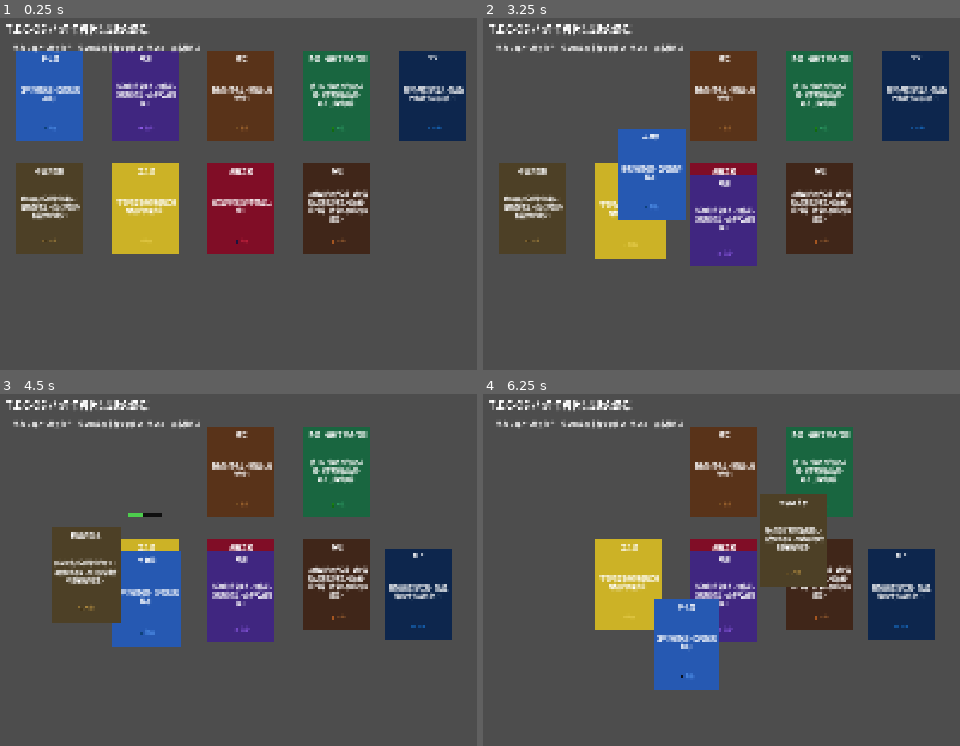
Above: before the commit, frames 1-4 (two rows, left to right).
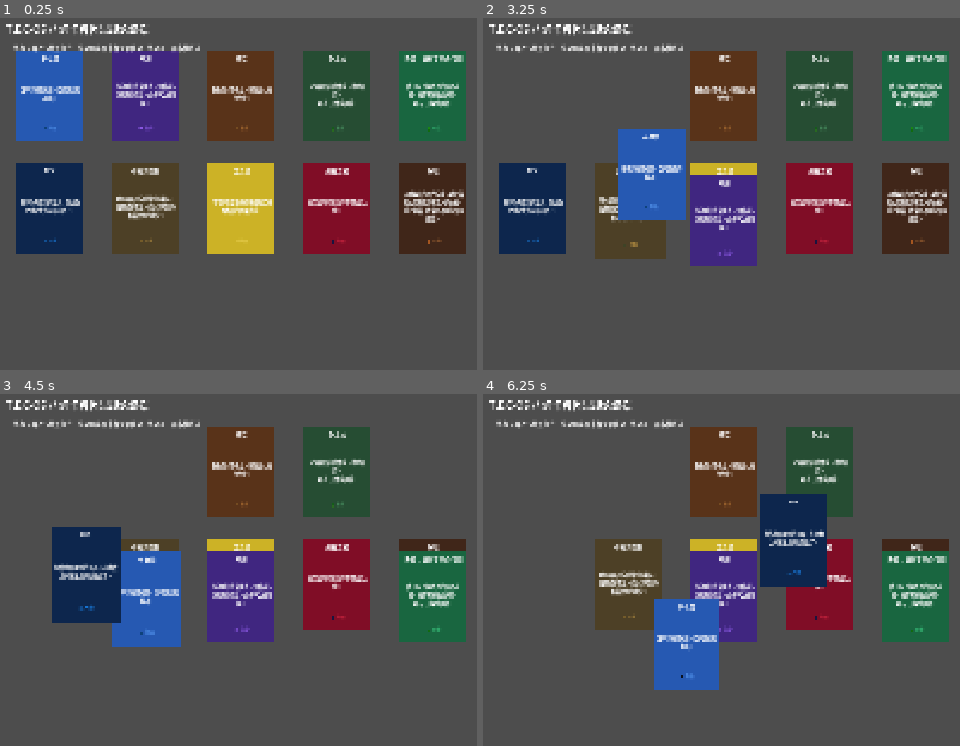
Above: after the commit, the same moments.

Repository: ChrisUtada/tec3g
Game: Godot game, scene res://main.tscn
The game is run twice, just before and just after one commit, with the same random seed, the same clock (stepped at 60 frames per second) and the same inputs.
Inputs (mouse positions are in pixels of both pictures, inside the frame that each line leads up to):
- Up to frame 1 (0.25 s): no input
- Up to frame 2 (3.25 s): tap Enter at 0.5 s; drag from (530, 95) to (936, 144) at 0.52 s; drag from (630, 95) to (816, 331) at 1.27 s; move the mouse to (726, 95) at 2.02 s; click (726, 95) at 2.17 s; tap Space at 2.75 s; drag from (821, 95) to (616, 172) at 2.77 s
- Up to frame 3 (4.5 s): drag from (434, 471) to (414, 619) at 3.52 s; drag from (47, 584) to (252, 506) at 4.27 s
- Up to frame 4 (6.25 s): move the mouse to (726, 485) at 5.02 s; click (726, 485) at 5.17 s; tap Enter at 5.75 s; drag from (630, 584) to (697, 640) at 5.77 s

The runs differ from the first frame. In frame 1, 25% of the frame differs, in the area x 3-98%, y 9-68%; in frame 2, 21%; in frame 3, 17%; in frame 4, 18%.

Commit message:
feat: 休息处卡牌 — 放入调查员+疲劳→5s消除疲劳

Diff:
--- a/autoload/scene_config_registry.gd
+++ b/autoload/scene_config_registry.gd
@@ -4,6 +4,7 @@
 
 func _ready():
 	_configs["SCENE_plant_hunter"] = _plant_hunter()
+	_configs["LOGIC_rest"] = _rest()
 
 func get_config(card_id: String) -> ExplorationConfig:
 	return _configs.get(card_id)
@@ -51,3 +52,17 @@
 	r.stackable = stackable
 	r.label = label
 	return r
+
+func _rest() -> ExplorationConfig:
+	var c = ExplorationConfig.new()
+	c.scene_card_id = "LOGIC_rest"
+	c.scene_name = "休息处"
+	c.scene_description = "让调查员休息，消除疲劳。"
+	c.slot_count = 2
+	c.explore_duration = 5.0
+	c.rest_mode = true
+	c.required_cards = [
+		_slot(["CHAR_junior_investigator"], "需要初级调查员"),
+		_slot(["ITEM_fatigue"], "需要疲劳卡"),
+	] as Array[PanelSlotConfig]
+	return c
--- a/main.gd
+++ b/main.gd
@@ -6,6 +6,7 @@
 	var sdt = preload("res://resources/cards/ITEM_sdt.tres")
 	var observe = preload("res://resources/cards/LOGIC_observe.tres")
 	var capture = preload("res://resources/cards/LOGIC_capture.tres")
+	var rest = preload("res://resources/cards/LOGIC_rest.tres")
 	var coin = preload("res://resources/cards/ITEM_coin.tres")
 	var peek = preload("res://resources/cards/ITEM_peek_truth.tres")
 	var plant_hunter = preload("res://resources/cards/SCENE_plant_hunter.tres")
@@ -16,12 +17,13 @@
 	CardManager.spawn_card(sdt, Vector2(100, 80))
 	CardManager.spawn_card(observe, Vector2(330, 80))
 	CardManager.spawn_card(capture, Vector2(560, 80))
-	CardManager.spawn_card(plant_hunter, Vector2(790, 80))
-	CardManager.spawn_card(tec, Vector2(1020, 80))
-	CardManager.spawn_card(junior, Vector2(100, 350))
-	CardManager.spawn_card(coin, Vector2(330, 350))
-	CardManager.spawn_card(peek, Vector2(560, 350))
-	CardManager.spawn_card(zhusui, Vector2(790, 350))
+	CardManager.spawn_card(rest, Vector2(790, 80))
+	CardManager.spawn_card(plant_hunter, Vector2(1020, 80))
+	CardManager.spawn_card(tec, Vector2(100, 350))
+	CardManager.spawn_card(junior, Vector2(330, 350))
+	CardManager.spawn_card(coin, Vector2(560, 350))
+	CardManager.spawn_card(peek, Vector2(790, 350))
+	CardManager.spawn_card(zhusui, Vector2(1020, 350))
 
 	EventBus.card_stacked.connect(_on_card_stacked)
 	EventBus.card_broken.connect(_on_card_broken)
--- /dev/null
+++ b/resources/cards/LOGIC_rest.tres
@@ -0,0 +1,14 @@
+[gd_resource type="Resource" script_class="CardData" format=3]
+
+[ext_resource type="Script" uid="uid://0fwt5ohrn74" path="res://scripts/card_data.gd" id="1"]
+
+[resource]
+script = ExtResource("1")
+card_id = "LOGIC_rest"
+card_name = "休息处"
+description = "让调查员在此休息，消除疲劳。\n双击打开休息面板。"
+card_type = 3
+tags = Array[String](["logic", "rest"])
+bg_color = Color(0.15, 0.3, 0.2, 1)
+border_color = Color(0.3, 0.6, 0.4, 1)
+icon = "🏕️"
--- a/scripts/exploration/exploration_config.gd
+++ b/scripts/exploration/exploration_config.gd
@@ -9,3 +9,4 @@
 @export var explore_duration: float = 3.0
 @export var result_recipes: Array[DropRecipe] = []
 @export var branch_recipes: Array[SlotBranchRecipe] = []
+@export var rest_mode: bool = false
--- a/scripts/exploration/exploration_panel.gd
+++ b/scripts/exploration/exploration_panel.gd
@@ -152,9 +152,12 @@
 
 func _on_explore_end() -> void:
 	_exploring = false
+	progress_fill.size.x = 0
+	if _config.rest_mode:
+		_handle_rest()
+		return
 	var active_recipes = _get_active_recipes()
 	_return_cards()
-	progress_fill.size.x = 0
 	_check_ready()
 	var base_pos = Vector2(get_panel_left() - 200, 500)
 	var fatigue_count = EventBus.get_cards_by_tag("fatigue").size()
@@ -190,6 +193,21 @@
 	status_label.text = "探索完成，可重新放入卡牌"
 	EventBus.exploration_completed.emit()
 
+func _handle_rest() -> void:
+	var panel_left = get_panel_left()
+	for slot in _slots:
+		var card = slot.remove_card()
+		if card:
+			if "fatigue" in card.card_data.tags:
+				card.queue_free()
+			else:
+				var container = EventBus.get_card_container()
+				card.reparent(container, false)
+				card.global_position = Vector2(panel_left - 180 + randi_range(-40, 40), 400 + randi_range(-80, 80))
+		slot.unlock()
+	status_label.text = "休息完成，疲劳已消除"
+	EventBus.exploration_completed.emit()
+
 func _get_active_recipes() -> Array:
 	if _config.branch_recipes.is_empty():
 		return _config.result_recipes
